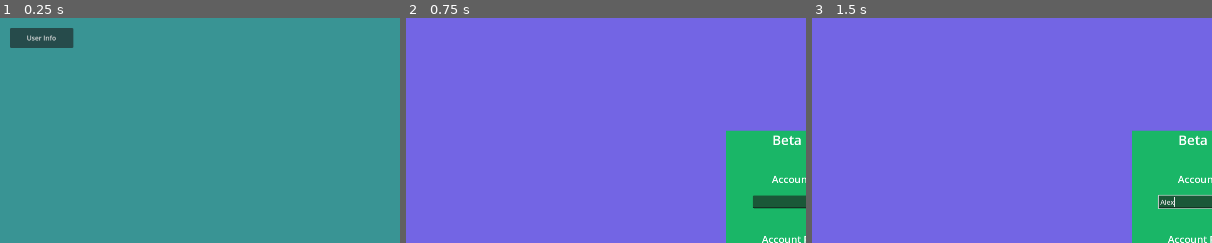
Above: before the commit, frames 1-3 (left to right).
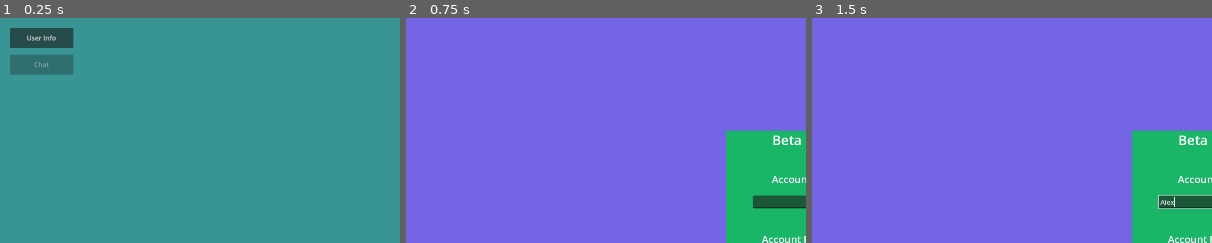
Above: after the commit, the same moments.

Repository: Delfi1/World5
Game: Godot game, scene res://Forum/ForumWindow.tscn
Two runs of this game, one before a commit and one after it. Both use one fixed random seed, a clock stepped at 60 frames per second and the inputs below. This scene is started directly instead of the project's main scene.
Inputs (mouse positions are % of the whole screen's width and height, from its top left):
- Up to frame 1 (0.25 s): no input
- Up to frame 2 (0.75 s): click "User Info" at 0.5 s
- Up to frame 3 (1.5 s): click (50, 41) at 1.27 s; type "Alex" at 1.35 s
The pictures show only the part of the screen within x 0-50%, y 0-50%; the shares and areas given below are measured in that part.

The runs differ from the first frame. In frame 1, 1.4% of the frame differs, in the area x 2-19%, y 16-26%; in frame 2, nothing differs; in frame 3, nothing differs.
Error in both runs: Attempt to call function 'get_as_text' in base 'null instance' on a null instance. (res://World/Data.gd:33)

Commit message:
Inno Setup, Chat

Diff:
--- /dev/null
+++ b/Forum/Chat.tscn
@@ -0,0 +1,17 @@
+[gd_scene format=3 uid="uid://yf4hcgqcm1wx"]
+
+[node name="Chat" type="Control"]
+layout_mode = 3
+anchor_right = 0.5
+anchor_bottom = 0.474
+offset_bottom = 0.0799561
+grow_horizontal = 2
+grow_vertical = 2
+
+[node name="Panel" type="Panel" parent="."]
+layout_mode = 1
+anchors_preset = 15
+anchor_right = 1.0
+anchor_bottom = 1.0
+grow_horizontal = 2
+grow_vertical = 2
--- a/Forum/Forum.tscn
+++ b/Forum/Forum.tscn
@@ -28,6 +28,15 @@
 offset_bottom = 72.0
 text = "User Info"
 
+[node name="Chat" type="Button" parent="."]
+layout_mode = 0
+offset_left = 24.0
+offset_top = 88.0
+offset_right = 176.0
+offset_bottom = 136.0
+disabled = true
+text = "Chat"
+
 [node name="Close" type="Button" parent="."]
 layout_mode = 0
 offset_left = 1752.0
@@ -37,4 +46,5 @@
 text = "Close"
 
 [connection signal="pressed" from="Info" to="." method="_on_info_pressed"]
+[connection signal="pressed" from="Chat" to="." method="_on_info_pressed"]
 [connection signal="pressed" from="Close" to="." method="_on_close_pressed"]
--- a/World/Core.gd
+++ b/World/Core.gd
@@ -1,6 +1,6 @@
 extends Node
 
-var Version = "0.0.4"
+var Version = "0.0.5"
 
 var UUID = null
 
@@ -9,6 +9,10 @@
 var Username = null
 
 var WebAPIKey = "AIzaSyAWHS5A70xTul-YML2ZWH7lntxeOxUn7XQ"
+
+var projectId = "deworld-a346b"
+
+var FirestoneUrl = "https://firestore.googleapis.com/v1/projects/%s/databases/(default)/documents/Users/" % projectId
 
 var LoginUrl = "https://identitytoolkit.googleapis.com/v1/accounts:signInWithPassword?key=%s" % WebAPIKey
 
@@ -22,6 +26,7 @@
 
 var PckUrl = "https://github.com/Delfi1/World5/blob/master/Export/World.pck?raw=true"
 
+
 func Firebase(url, Request : HTTPRequest, body, headers):
 	var error = Request.request(url, headers, HTTPClient.METHOD_POST, body)
 
--- a/World/Network.gd
+++ b/World/Network.gd
@@ -65,6 +65,10 @@
 		var error = await Core.Firebase(Core.ChangeUrl, Request, body, headers)
 
 
+	func LoadSaveUser():
+		pass
+
+
 	func IsConnected():
 		return Core.UUID != null
 
Not shown, changed: Export/version.txt
Not shown, added: Export/Inno/WorldSetup.iss
Not shown, changed: Export/World.pck
